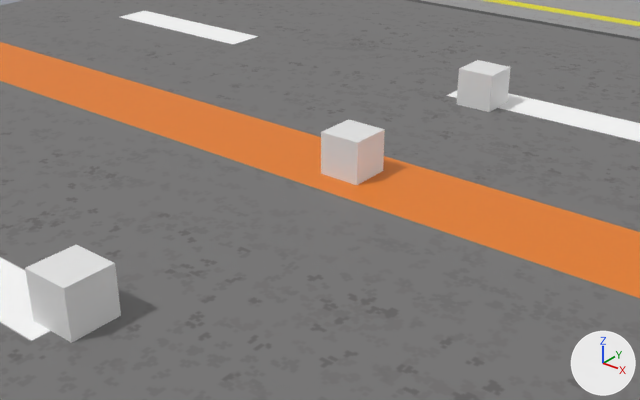
Before and after pictures for a commit that changed the Blender file Resources/LevelData/GameStage/GameStage.blend.
Rendered twice from a 50 mm camera at (21.7, -29.4, 16.3) aimed at (0.2, -2.6, -0.3). Every picture has the same lights, and +X, +Y and +Z are marked at lower right.
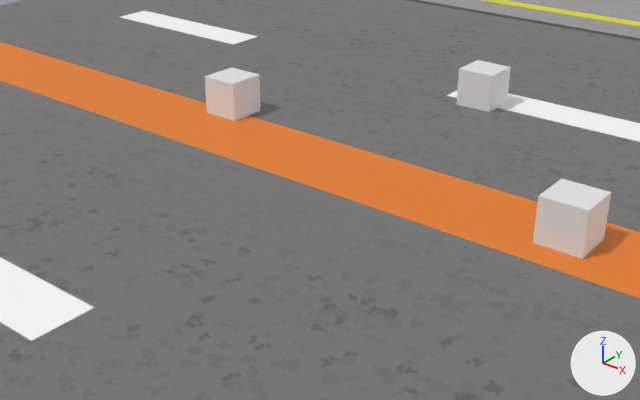
Location of each change, (x1, y1, x2, y2) in pixels of the pictures (640 x 400 px):
```json
{"object": "Cube.002", "change": "moved", "before": [25, 245, 121, 343], "after": [205, 67, 260, 121]}
{"object": "Cube", "change": "moved", "before": [321, 119, 385, 185], "after": [533, 179, 611, 259]}
```

Edits to the scene script, one JSON object a line:
```json
{"op": "set", "path": "ob_cube_002.location", "old": "(0.0, -15.14, 1.0)", "new": "(-9.6, 2.37, 1.0)"}
{"op": "set", "path": "ob_cube.location", "old": "(0.0, 0.0, 1.0)", "new": "(10.38, 0.0, 1.0)"}
```
